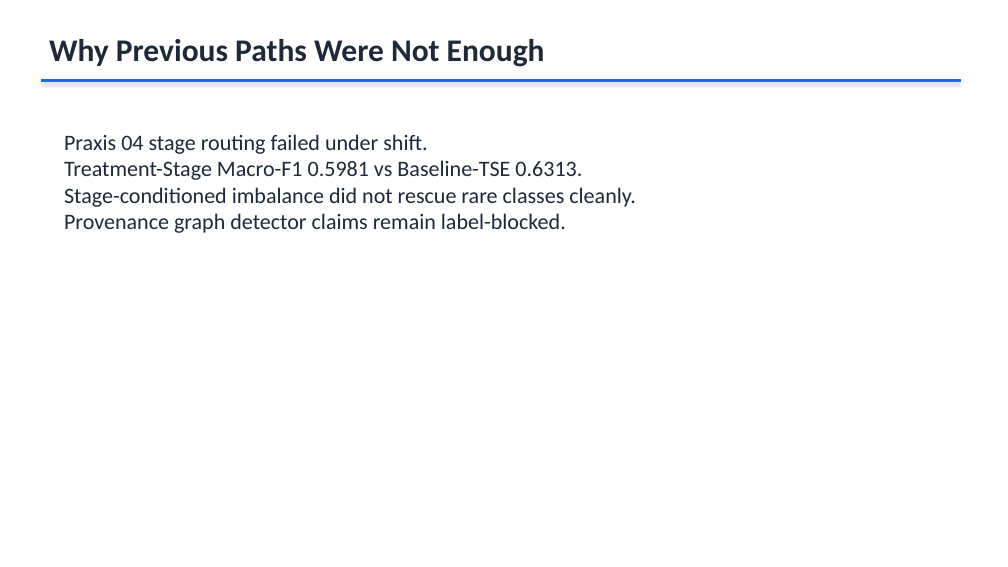
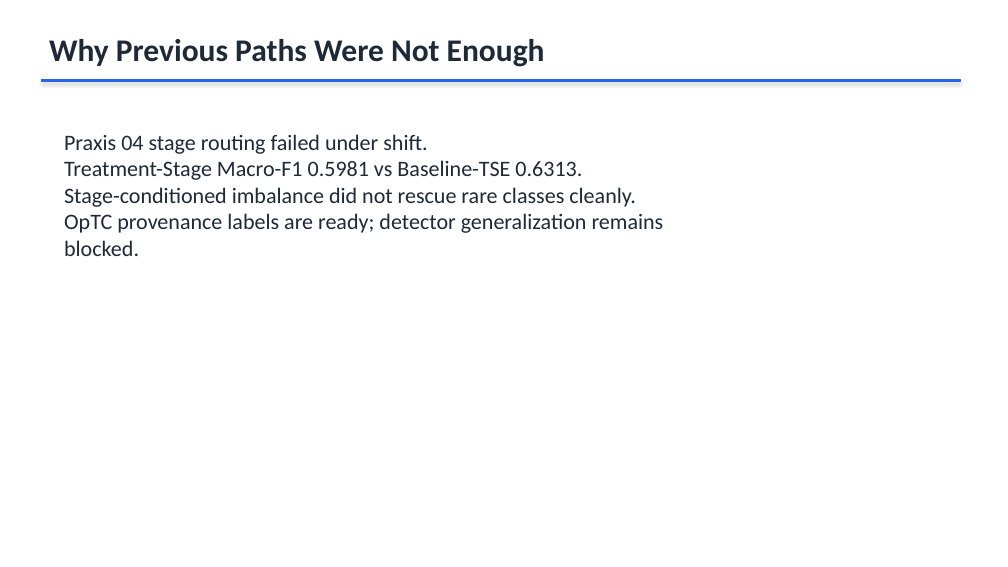
Before and after one commit to garypagangit/praxis, a slide deck: slide 3 of paper/praxis06_tta/defense_slides/PRAXIS06_DEFENSE_SLIDES_20260514.pptx. Drawn at 1008x567 pixels with LibreOffice and Linux fonts; fonts in the diff are those of the drawing. Boxes give left, top, right and bottom in pixels: in the first picture for what was removed or moved away, otherwise in the second. Text is boxed around its words. In the diff, an @@ line names an element or a change of style, - is before the commit and + after.

```diff
--- a/paper/praxis06_tta/defense_slides/PRAXIS06_DEFENSE_SLIDES_20260514.pptx
+++ b/paper/praxis06_tta/defense_slides/PRAXIS06_DEFENSE_SLIDES_20260514.pptx
@@ text at [64, 213, 664, 256]: text changed @@
-Provenance graph detector claims remain label-blocked.
+OpTC provenance labels are ready; detector generalization remains blocked.
```
Also in this commit, not shown: 9 other files.
